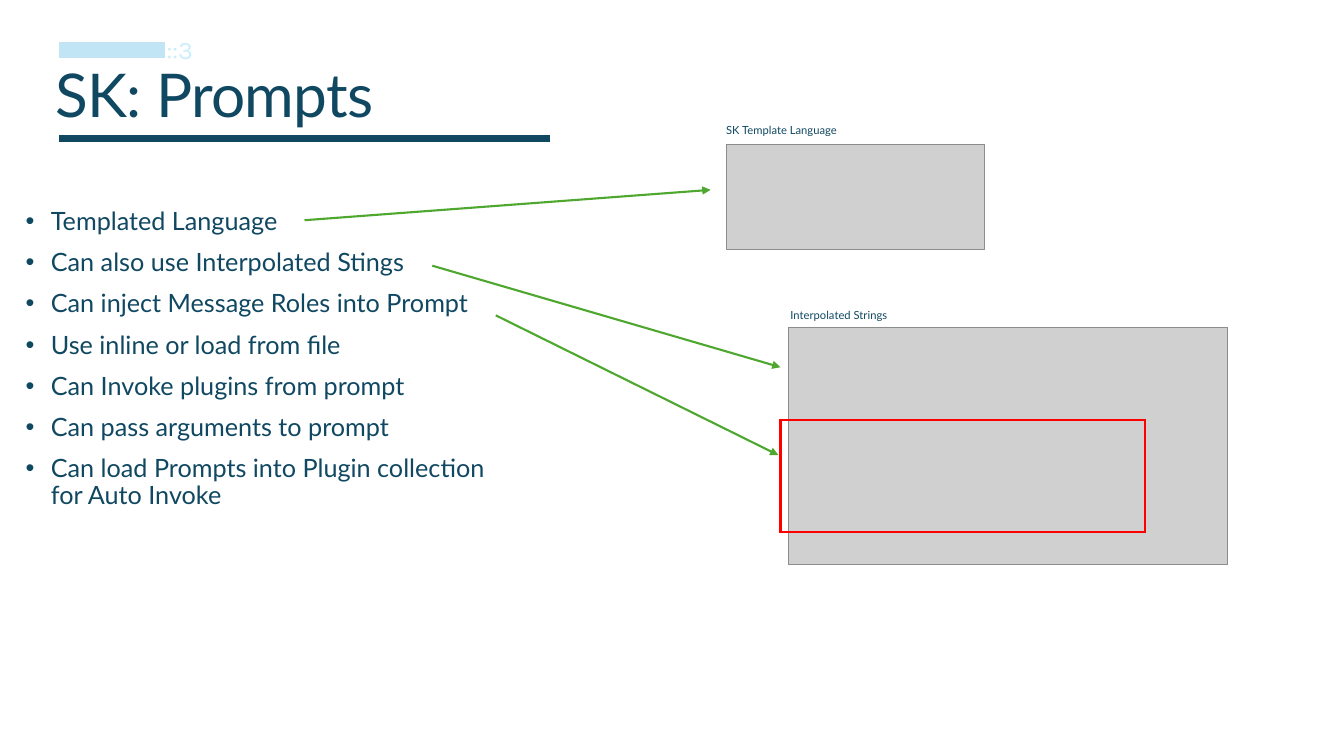
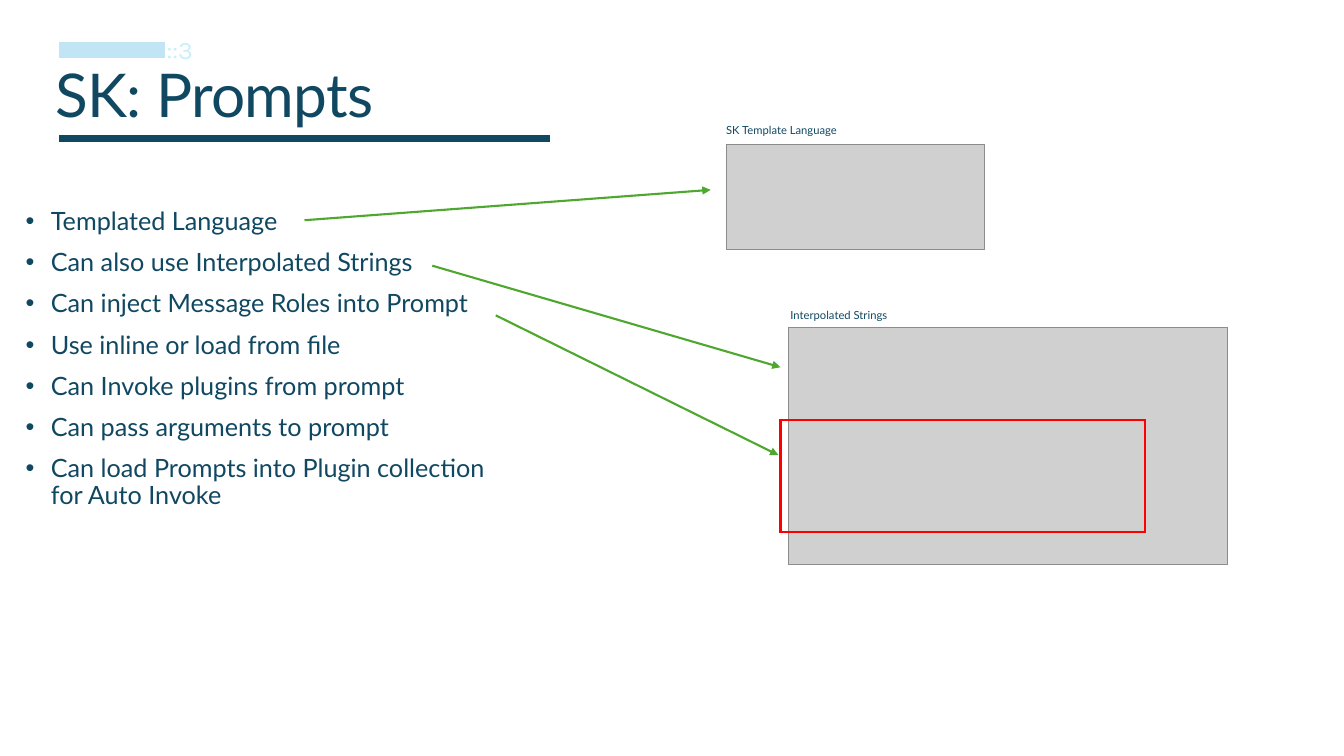
Before and after one commit to Rickcau/Semantic-Kernel-101, a slide deck: slide 6 of ppts/Lesson2.pptx. Drawn at 1344x756 pixels with LibreOffice and Linux fonts; fonts in the diff are those of the drawing; grey boxes stand for pictures. Boxes give left, top, right and bottom in pixels: in the first picture for what was removed or moved away, otherwise in the second. Text is boxed around its words. In the diff, an @@ line names an element or a change of style, - is before the commit and + after.

```diff
--- a/ppts/Lesson2.pptx
+++ b/ppts/Lesson2.pptx
@@ text at bbox=[51, 252, 412, 276]: text changed @@
-• Can also use Interpolated Stings
+• Can also use Interpolated Strings
```
Also in this commit, not shown: 3 other files.
